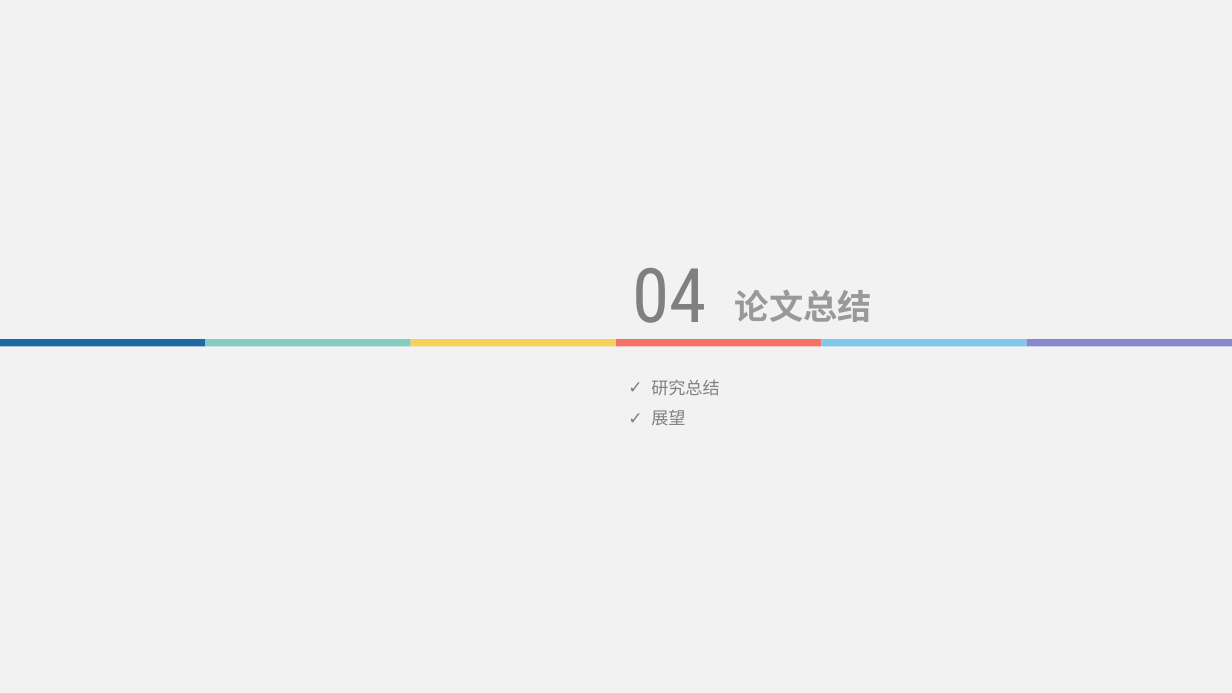
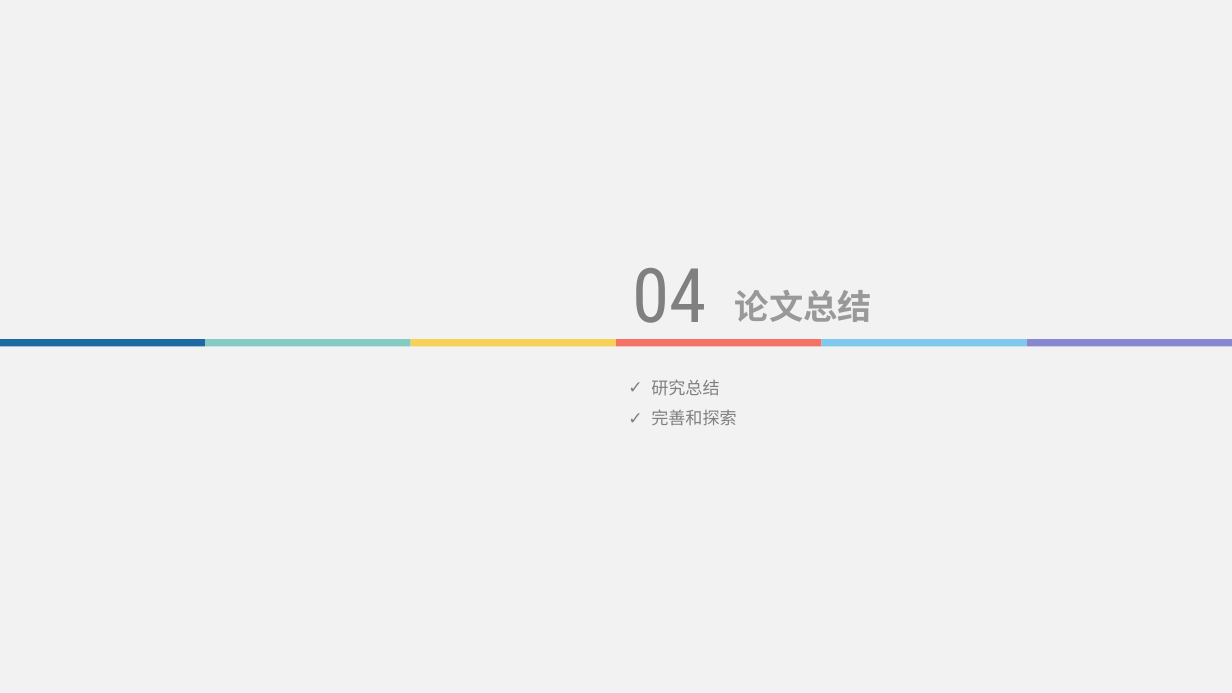
Before and after one commit to Kis-M/lunwen, a slide deck: slide 18 of 毕业答辩.pptx (slide 16 before the commit). Drawn at 1232x693 pixels with LibreOffice and Linux fonts; fonts in the diff are those of the drawing. Boxes give left, top, right and bottom in pixels: in the first picture for what was removed or moved away, otherwise in the second. Text is boxed around its words. In the diff, an @@ line names an element or a change of style, - is before the commit and + after.

```diff
--- a/毕业答辩.pptx
+++ b/毕业答辩.pptx
@@ text at <box>651,409,736,425</box>: text changed @@
-✓ 展望
+✓ 完善和探索
```
Also in this commit, not shown: 6 other slides changed, 3 slides added, 1 slide removed, 1 other file.
